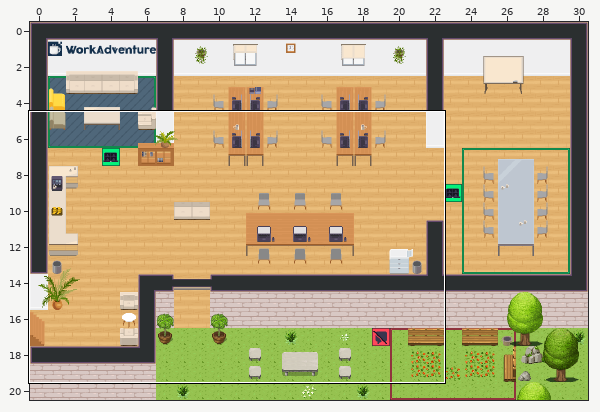
Tiled map (JSON), stored at office.tmj. The picture above shows the old version from afar; the outline marks the close-up.
Close-up. Old version:
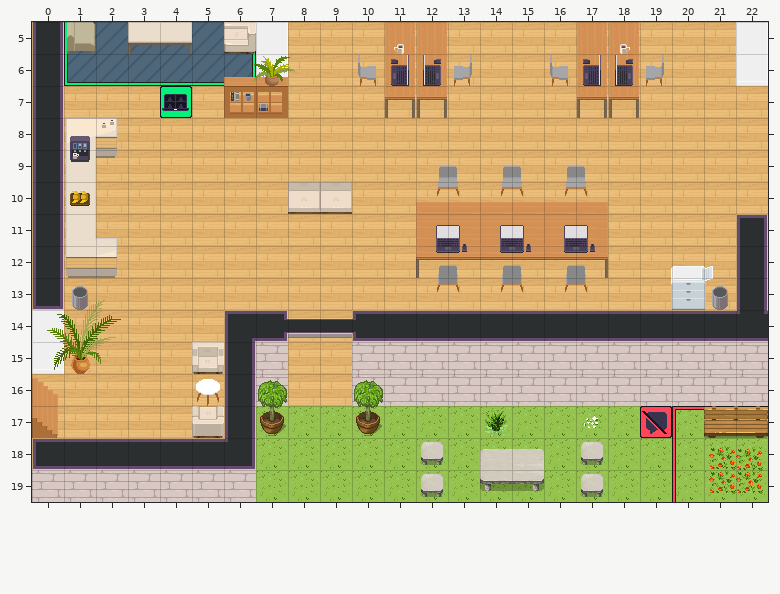
Cells are 32x32 px. Shown: x 0..22, y 5..19.
And afterwards:
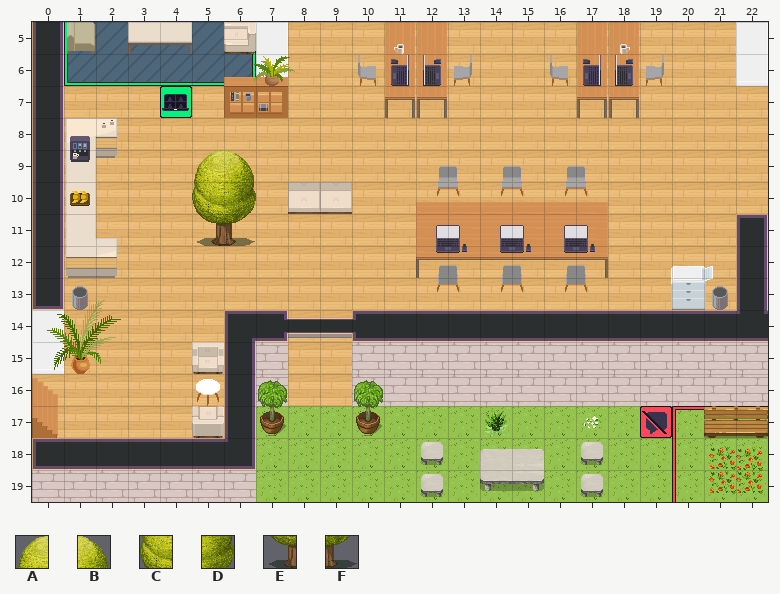
Key: from "Chunk 1": A 102, B 103, C 108, D 109, E 113, F 114.
_ is an empty cell.
The edit:
Layer "furniture/furniture2":
Tile A now appears in row 9 at x 5.
Tile B now appears in row 9 at x 6.
Tile C now appears in row 10 at x 5.
Tile D now appears in row 10 at x 6.
Tile E now appears in row 11 at x 5.
Tile F now appears in row 11 at x 6.
